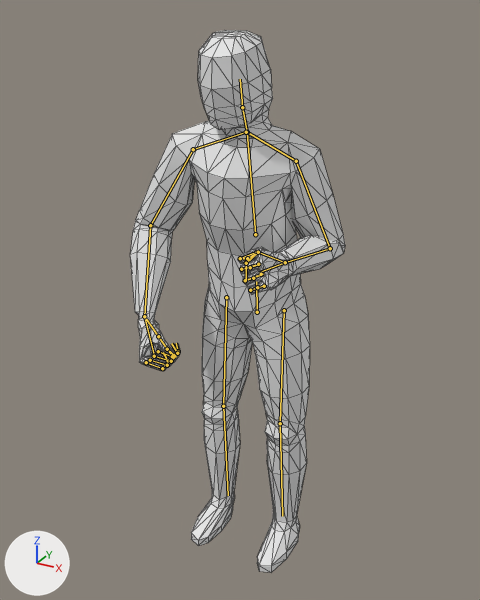
The glTF model assets/glb/humanoid/Humanoid.glb: old version first, new version second.
Before and after are seen from a 50 mm camera at (0.929, -1.777, 1.834) aimed at (-0.035, -0.025, 0.957). Every picture has the same lights, and +X, +Y and +Z are marked at lower left. The older version comes first. Both versions are drawn at frame 20 of the action 'SwingAttack'; the numbers are the values there. The bones that change, and the others that lie on the model, are drawn over the model as lines. Mesh edges are drawn as thin lines.

Names of what the first picture shows: 'Mang'.
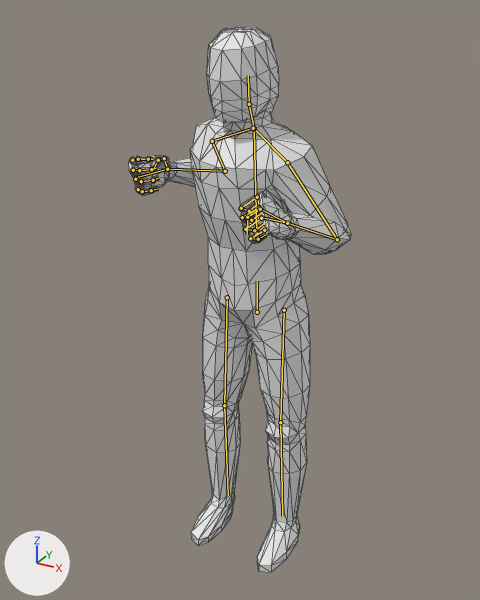
What differs and where, as boxes [x1, y1, x2, y2] in the pictures (480 x 600 px):
'Mang', posed: before [130, 30, 345, 573]; after [129, 27, 351, 572]
bone 'Body', root to tip: before (257, 312) to (256, 281); after (257, 312) to (257, 281)
bone 'Thorax', root to tip: before (255, 234) to (247, 132); after (256, 233) to (254, 128)
bone 'Neck', root to tip: before (247, 132) to (242, 107); after (254, 128) to (249, 104)
bone 'Head', root to tip: before (242, 107) to (240, 79); after (249, 104) to (248, 75)
bone 'Shoulder.L', root to tip: before (247, 132) to (296, 161); after (254, 128) to (287, 162)
bone 'UpperArm.L', root to tip: before (296, 161) to (330, 248); after (287, 162) to (337, 239)
bone 'Forearm.L', root to tip: before (330, 248) to (285, 262); after (337, 239) to (287, 223)
bone 'Shoulder.R', root to tip: before (246, 132) to (193, 149); after (253, 128) to (212, 141)
bone 'UpperArm.R', root to tip: before (193, 149) to (150, 225); after (212, 141) to (225, 171)
bone 'Forearm.R', root to tip: before (150, 225) to (144, 316); after (225, 171) to (167, 169)
bone 'Hand.R', root to tip: before (144, 316) to (154, 356); after (167, 169) to (136, 177)

The edits, one by one:
Bone 'Body' (bone_body) turns from (4, 0, 0) to (2, 0, 0) degrees about its own x, y and z.
Bone 'Thorax' (bone_thorax) turns from (7, 0, 0) to (4, 0, 0) degrees about its own x, y and z.
Bone 'Neck' (bone_neck) turns from (-3, 0, 0) to (4, 0, 0) degrees about its own x, y and z.
Bone 'Head' (bone_head) turns from (2, 0, 0) to (-3, 0, 0) degrees about its own x, y and z.
Bone 'Shoulder.L' (bone_shoulder_l) turns from (-19, -14, -7) to (18, 7, -1) degrees about its own x, y and z.
Bone 'UpperArm.L' (bone_upperarm_l) turns from (8, 19, -55) to (-27, -22, -54) degrees about its own x, y and z.
Bone 'Forearm.L' (bone_forearm_l) turns from (106, 0, 0) to (133, 0, 0) degrees about its own x, y and z.
Bone 'Shoulder.R' (bone_shoulder_r) moves from (0.0, -0.001, 0.001) to (0.0, -0.001, 0.0).
Bone 'Shoulder.R' (bone_shoulder_r) turns from (23, -5, -11) to (-10, 5, -4) degrees about its own x, y and z.
Bone 'UpperArm.R' (bone_upperarm_r) turns from (1, -29, 61) to (-44, 10, 42) degrees about its own x, y and z.
Bone 'Forearm.R' (bone_forearm_r) turns from (50, 0, 0) to (142, 0, 0) degrees about its own x, y and z.
Bone 'Hand.R' (bone_hand_r) turns from (-27, 58, 4) to (-14, 63, -6) degrees about its own x, y and z.
